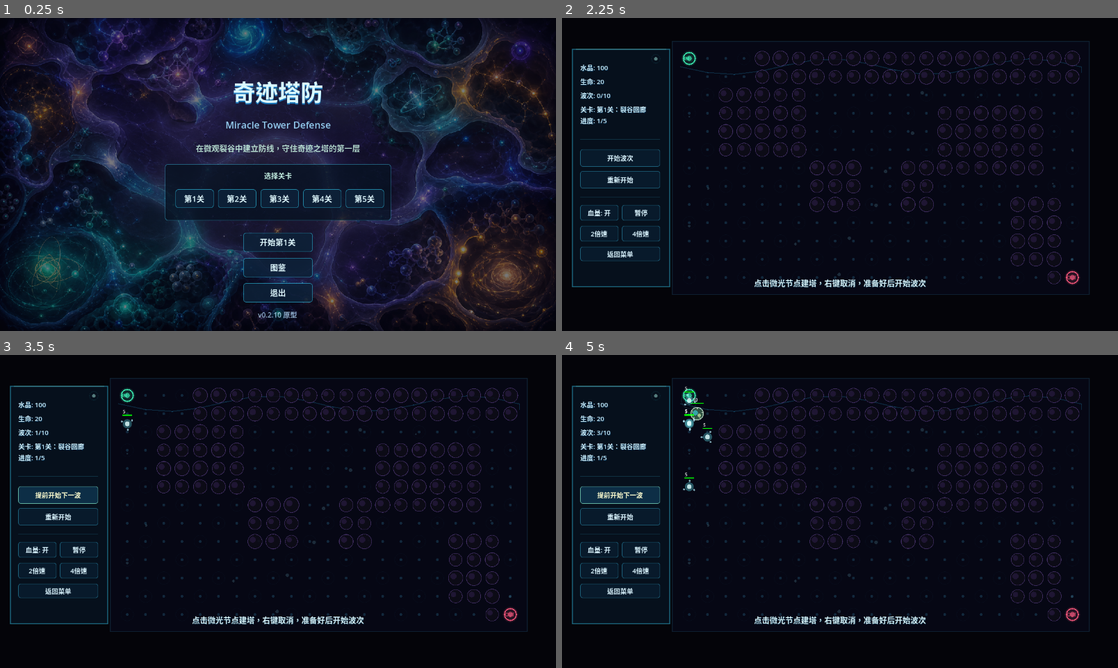
Above: before the commit, frames 1-4 (two rows, left to right).
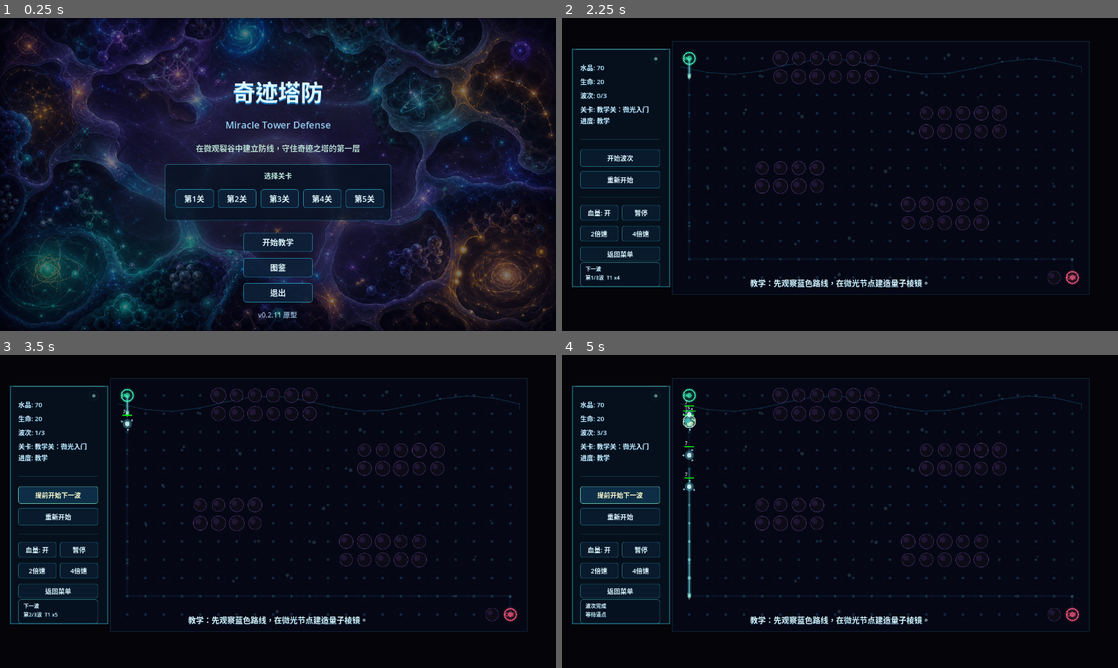
Above: after the commit, the same moments.

Repository: xrs1112/-
Game: Godot game, scene res://scenes/main_menu.tscn
Same seed, same stepped clock (60 frames per second), same inputs: the game is played once before the commit and once after it.
Inputs:
- Up to frame 1 (0.25 s): no input
- Up to frame 2 (2.25 s): click "开始第1关" (after the commit: "开始教学") at 0.5 s; click "返回菜单" at 1.25 s; click "开始第1关" (after the commit: "开始教学") at 2 s
- Up to frame 3 (3.5 s): click "开始波次" at 2.75 s
- Up to frame 4 (5 s): click "提前开始下一波" at 3.5 s; click "提前开始下一波" at 4.25 s

The runs differ from the first frame. In frame 1, 0.1% of the frame differs, in the area x 46-54%, y 70-96%; in frame 2, 4.0%; in frame 3, 4.0%; in frame 4, 4.6%, in the area x 3-94%, y 10-87%.

Commit message:
v0.2.11: improve tutorial readability

Diff:
--- a/scenes/game.tscn
+++ b/scenes/game.tscn
@@ -74,7 +74,7 @@
 offset_top = 0.0
 offset_right = 130.0
 offset_bottom = 30.0
-text = "量子棱镜 [10]"
+text = "量子棱镜 [12]"
 
 [node name="BtnObserver" type="Button" parent="UI/BuildMenu"]
 layout_mode = 0
@@ -82,7 +82,7 @@
 offset_top = 40.0
 offset_right = 130.0
 offset_bottom = 70.0
-text = "观测棱镜 [15]"
+text = "观测棱镜 [18]"
 
 [node name="BtnQuarkTrap" type="Button" parent="UI/BuildMenu"]
 layout_mode = 0
@@ -90,7 +90,7 @@
 offset_top = 80.0
 offset_right = 130.0
 offset_bottom = 110.0
-text = "虚粒子阱 [20]"
+text = "虚粒子阱 [26]"
 
 [node name="TowerMenu" type="Control" parent="UI"]
 visible = false
--- a/scenes/main_menu.tscn
+++ b/scenes/main_menu.tscn
@@ -85,7 +85,7 @@
 offset_top = 494.0
 offset_right = 80.0
 offset_bottom = 538.0
-text = "开始第1关"
+text = "开始教学"
 
 [node name="BtnQuit" type="Button" parent="."]
 layout_mode = 1
@@ -180,5 +180,5 @@
 offset_right = 100.0
 offset_bottom = 700.0
 theme_override_colors/font_color = Color(0.72, 0.88, 1, 0.78)
-text = "v0.2.10 原型"
+text = "v0.2.11 原型"
 horizontal_alignment = 1
--- a/scripts/compendium_data.gd
+++ b/scripts/compendium_data.gd
@@ -8,21 +8,21 @@
 			"name": "量子棱镜",
 			"type": "probability",
 			"role": "稳定输出 / 高级折射",
-			"stats": "造价 10\n基础伤害 1.0\n基础攻速 1.0\n射程 150",
+			"stats": "造价 12\n基础伤害 1.0\n基础攻速 1.0\n射程 150",
 			"detail": "最可靠的基础攻击塔。1 级提供稳定单体输出，2 级强化棱镜导轨并提高伤害，3 级解锁折射副光束，会额外攻击范围内的另一个目标。适合放在长直道、回环入口和敌人密集经过的位置。",
 		},
 		{
 			"name": "观测棱镜",
 			"type": "observer",
 			"role": "减速控制 / 路线压制",
-			"stats": "造价 15\n基础伤害 1.0\n基础减速 50% / 2.0s\n射程 180",
+			"stats": "造价 18\n基础伤害 1.0\n基础减速 50% / 2.0s\n射程 180",
 			"detail": "通过观测锁定敌人的运动状态。升级后射程更远，减速持续时间更长，3 级会把减速强化到 62%。它不适合单独承担击杀，但能显著提高其他塔的输出时间。",
 		},
 		{
 			"name": "虚粒子阱",
 			"type": "quark_trap",
 			"role": "范围爆发 / 节点清场",
-			"stats": "造价 20\n基础爆发 3.0\n基础半径 80\n冷却 2.0s",
+			"stats": "造价 26\n基础爆发 3.0\n基础半径 80\n冷却 2.0s",
 			"detail": "敌人靠近后释放范围脉冲。升级后爆发伤害、触发半径和冷却都会明显增强，3 级能成为密集波次的清场核心。适合放在敌人必经的折返口或多路汇合点。",
 		},
 	]
@@ -33,35 +33,35 @@
 			"name": "T1 虚拟孢体",
 			"tier": 1,
 			"role": "基础单位 / 快速成群",
-			"stats": "生命 5\n速度 100\n护甲 0%\n奖励 3\n基地伤害 1",
+			"stats": "生命 7\n速度 100\n护甲 0%\n奖励 2\n基地伤害 1",
 			"detail": "第一层微观裂谷中最常见的生命雏形。生命较低，通常依靠数量制造压力，是测试防线覆盖范围和基础输出的位置标尺。",
 		},
 		{
 			"name": "T2 原胞团",
 			"tier": 2,
 			"role": "韧性单位 / 中速推进",
-			"stats": "生命 10\n速度 90\n护甲 0%\n奖励 6\n基地伤害 1",
+			"stats": "生命 15\n速度 90\n护甲 0%\n奖励 4\n基地伤害 1",
 			"detail": "拥有更稳定结构的微观聚合体。它比 T1 更耐打，适合用来检验玩家是否升级了核心输出塔，或是否用观测棱镜延长击杀窗口。",
 		},
 		{
 			"name": "T3 致密团簇",
 			"tier": 3,
 			"role": "装甲单位 / 中段压力",
-			"stats": "生命 20\n速度 80\n护甲 10%\n奖励 12\n基地伤害 1",
+			"stats": "生命 30\n速度 80\n护甲 10%\n奖励 7\n基地伤害 1",
 			"detail": "开始出现护甲的敌人。单纯依靠低级攻击塔会变慢，推荐配合减速和更高等级的量子棱镜处理。",
 		},
 		{
 			"name": "T4 重核团簇",
 			"tier": 4,
 			"role": "重型单位 / 生命威胁",
-			"stats": "生命 40\n速度 70\n护甲 20%\n奖励 25\n基地伤害 2",
+			"stats": "生命 60\n速度 70\n护甲 20%\n奖励 12\n基地伤害 2",
 			"detail": "移动较慢但非常耐打，抵达终点会造成 2 点生命损失。它会迫使玩家提前规划高价值塔位，虚粒子阱的范围爆发很适合削弱成组 T4。",
 		},
 		{
 			"name": "T5 终末核团",
 			"tier": 5,
 			"role": "精英单位 / 关底压力",
-			"stats": "生命 80\n速度 60\n护甲 30%\n奖励 50\n基地伤害 3",
+			"stats": "生命 120\n速度 60\n护甲 30%\n奖励 20\n基地伤害 3",
 			"detail": "当前试玩切片中最强的敌人。速度不快，但生命和护甲都很高，必须依靠升级塔、控制链和关键节点爆发来处理。",
 		},
 	]
--- a/scripts/enemies/enemy_tier.gd
+++ b/scripts/enemies/enemy_tier.gd
@@ -10,11 +10,11 @@
 
 # 层级配置: [血量, 速度, 护甲, 水晶, 扣血, 颜色]
 const TIER_DATA = {
-	1: [5,  100, 0.0, 3,  1, Color(0.42, 0.95, 1.0)],
-	2: [10, 90,  0.0, 6,  1, Color(0.55, 1.0, 0.68)],
-	3: [20, 80,  0.1, 12, 1, Color(0.5, 0.62, 1.0)],
-	4: [40, 70,  0.2, 25, 2, Color(0.76, 0.46, 1.0)],
-	5: [80, 60,  0.3, 50, 3, Color(1.0, 0.52, 0.28)],
+	1: [7,   100, 0.0, 2,  1, Color(0.42, 0.95, 1.0)],
+	2: [15,  90,  0.0, 4,  1, Color(0.55, 1.0, 0.68)],
+	3: [30,  80,  0.1, 7,  1, Color(0.5, 0.62, 1.0)],
+	4: [60,  70,  0.2, 12, 2, Color(0.76, 0.46, 1.0)],
+	5: [120, 60,  0.3, 20, 3, Color(1.0, 0.52, 0.28)],
 }
 
 func _ready() -> void:
--- a/scripts/enemy.gd
+++ b/scripts/enemy.gd
@@ -23,7 +23,7 @@
 var target_world_pos: Vector2
 var grid_map = null
 var route_random_seed: int = 0
-var route_random_strength: float = 0.35
+var route_random_strength: float = 0.0
 var route_max_length_factor: float = 1.2
 
 # 减速/DOT 状态
@@ -96,11 +96,7 @@
 		return
 	# 找到当前最近的网格位置
 	var current_cell = grid_map.world_to_cell(global_position)
-	var new_path: Array[Vector2i] = []
-	if grid_map.has_method("find_varied_path"):
-		new_path = grid_map.find_varied_path(current_cell, Vector2i(21, 12), route_random_seed, route_random_strength, route_max_length_factor)
-	else:
-		new_path = grid_map.find_path(current_cell, Vector2i(21, 12))
+	var new_path: Array[Vector2i] = grid_map.find_path(current_cell, Vector2i(21, 12))
 	# 找不到路时保留旧路径，不把敌人误判为到达终点/消失。
 	if new_path.is_empty():
 		return
--- a/scripts/game_grid.gd
+++ b/scripts/game_grid.gd
@@ -16,6 +16,9 @@
 # 网格数据：0=空, 1=塔, 2=起点, 3=终点, 4=封禁区
 var grid: Array = []
 var blocked_rects: Array = []
+var route_hint_time: float = 0.0
+var route_hint_duration: float = 2.4
+var route_anim_time: float = 0.0
 
 # 塔引用
 var tower_at_cell: Dictionary = {}   # Vector2i → TowerBase
@@ -30,6 +33,14 @@
 
 func _ready() -> void:
 	_init_grid()
+
+func _process(delta: float) -> void:
+	route_anim_time += delta
+	var had_route_hint = route_hint_time > 0.0
+	if route_hint_time > 0.0:
+		route_hint_time = max(0.0, route_hint_time - delta)
+	if route_hint_time > 0.0 or had_route_hint:
+		queue_redraw()
 
 func _init_grid() -> void:
 	grid = []
@@ -55,7 +66,13 @@
 	blocked_rects = new_blocked_rects
 	tower_at_cell.clear()
 	_init_grid()
+	pulse_route_hint(4.0)
 	grid_changed.emit()
+	queue_redraw()
+
+func pulse_route_hint(duration: float = 2.4) -> void:
+	route_hint_duration = max(duration, 0.1)
+	route_hint_time = max(route_hint_time, duration)
 	queue_redraw()
 
 func _draw() -> void:
@@ -71,6 +88,8 @@
 			if grid[row][col] == 4:
 				var pos = cell_to_world(Vector2i(col, row))
 				_draw_blocked_cell(pos, Vector2i(col, row))
+
+	_draw_route_hint()
 
 	# 绘制起点和终点
 	var start_pos = cell_to_world(START_CELL)
@@ -127,6 +146,43 @@
 	draw_circle(pos, 6.0, Color(color.r, color.g, color.b, 0.6))
 	draw_string(ThemeDB.fallback_font, pos + Vector2(-12, 4), label, HORIZONTAL_ALIGNMENT_LEFT, -1, 10, color)
 
+func _draw_route_hint() -> void:
+	if route_hint_time <= 0.0:
+		return
+
+	var route = get_current_route()
+	if route.size() < 2:
+		return
+
+	var points := PackedVector2Array()
+	for cell in route:
+		points.append(cell_to_world(cell))
+
+	var fade = clampf(route_hint_time / min(route_hint_duration, 0.9), 0.0, 1.0)
+	draw_polyline(points, Color(0.18, 0.75, 1.0, 0.055 * fade), 5.0)
+
+	var progress = 1.0 - clampf(route_hint_time / route_hint_duration, 0.0, 1.0)
+	var head_index = clampi(int(round(progress * float(route.size() - 1))), 1, route.size() - 1)
+	var tail_index = maxi(0, head_index - 7)
+
+	for i in range(tail_index + 1, head_index + 1):
+		var age = float(i - tail_index) / float(maxi(1, head_index - tail_index))
+		var prev = points[i - 1]
+		var pos = points[i]
+		var glow_alpha = (0.08 + age * 0.18) * fade
+		var core_alpha = (0.16 + age * 0.44) * fade
+		draw_line(prev, pos, Color(0.22, 0.86, 1.0, glow_alpha), 8.0)
+		draw_line(prev, pos, Color(0.62, 1.0, 0.9, core_alpha), 2.4)
+		draw_circle(pos, 1.8 + age * 2.6, Color(0.68, 1.0, 0.92, (0.16 + age * 0.34) * fade))
+
+	var head = points[head_index]
+	var prev_head = points[head_index - 1]
+	var dir = (head - prev_head).normalized()
+	var side = Vector2(-dir.y, dir.x)
+	var tip = head + dir * 10.0
+	var arrow = PackedVector2Array([tip, head - dir * 7.0 + side * 5.0, head - dir * 7.0 - side * 5.0])
+	draw_colored_polygon(arrow, Color(0.64, 1.0, 0.88, 0.42 * fade))
+
 # === 坐标转换 ===
 
 func world_to_cell(world_pos: Vector2) -> Vector2i:
@@ -153,6 +209,9 @@
 	var path_exists = has_path(START_CELL, GOAL_CELL)
 	grid[cell.y][cell.x] = 0
 	return path_exists
+
+func get_current_route() -> Array[Vector2i]:
+	return find_path(START_CELL, GOAL_CELL)
 
 func is_cell_walkable(cell: Vector2i) -> bool:
 	if not is_valid_cell(cell):
--- a/scripts/game_manager.gd
+++ b/scripts/game_manager.gd
@@ -50,6 +50,11 @@
 var game_compendium_list_buttons: Array[Button] = []
 var game_compendium_category: String = "towers"
 var build_ghost: Control = null
+var build_tooltip_panel: Panel = null
+var build_tooltip_label: Label = null
+var wave_preview_panel: Panel = null
+var wave_preview_label: Label = null
+var current_wave_data: Array = []
 
 # 波次数据（10波，5个层级递进）
 var level_1_waves = [
@@ -67,6 +72,13 @@
 	[{"path": "res://scripts/enemies/enemy_tier.gd", "count": 3,  "interval": 1.2, "tier": 4},
 	 {"path": "res://scripts/enemies/enemy_tier.gd", "count": 2,  "interval": 2.5, "tier": 5}],
 	[{"path": "res://scripts/enemies/enemy_tier.gd", "count": 4,  "interval": 2.0, "tier": 5}],
+]
+
+var tutorial_waves = [
+	[{"path": "res://scripts/enemies/enemy_tier.gd", "count": 4, "interval": 1.7, "tier": 1}],
+	[{"path": "res://scripts/enemies/enemy_tier.gd", "count": 5, "interval": 1.5, "tier": 1}],
+	[{"path": "res://scripts/enemies/enemy_tier.gd", "count": 4, "interval": 1.5, "tier": 1},
+	 {"path": "res://scripts/enemies/enemy_tier.gd", "count": 2, "interval": 2.2, "tier": 2}],
 ]
 
 # 5 个关卡地图：blocked_rects 中的矩形格子为封禁区，不可通过、不可建塔。
@@ -95,7 +107,7 @@
 ]
 
 func _ready() -> void:
-	if GameState.current_level < 1 or GameState.current_level > level_maps.size():
+	if GameState.current_level < 0 or GameState.current_level > level_maps.size():
 		GameState.current_level = 1
 	_setup_overlay_ui()
 	_setup_build_ghost()
@@ -148,6 +160,12 @@
 	$UI/BuildMenu/BtnProbability.pressed.connect(func(): _on_tower_selected("probability"))
 	$UI/BuildMenu/BtnObserver.pressed.connect(func(): _on_tower_selected("observer"))
 	$UI/BuildMenu/BtnQuarkTrap.pressed.connect(func(): _on_tower_selected("quark_trap"))
+	$UI/BuildMenu/BtnProbability.mouse_entered.connect(func(): _show_build_tooltip("probability", $UI/BuildMenu/BtnProbability))
+	$UI/BuildMenu/BtnObserver.mouse_entered.connect(func(): _show_build_tooltip("observer", $UI/BuildMenu/BtnObserver))
+	$UI/BuildMenu/BtnQuarkTrap.mouse_entered.connect(func(): _show_build_tooltip("quark_trap", $UI/BuildMenu/BtnQuarkTrap))
+	$UI/BuildMenu/BtnProbability.mouse_exited.connect(_hide_build_tooltip)
+	$UI/BuildMenu/BtnObserver.mouse_exited.connect(_hide_build_tooltip)
+	$UI/BuildMenu/BtnQuarkTrap.mouse_exited.connect(_hide_build_tooltip)
 	$UI/TowerMenu/BtnUpgrade.pressed.connect(_on_upgrade_tower)
 	$UI/TowerMenu/BtnSell.pressed.connect(_on_sell_tower)
 	result_replay_btn.pressed.connect(_on_restart)
@@ -184,9 +202,11 @@
 	result_panel.add_theme_stylebox_override("panel", _make_panel_style(Color(0.025, 0.07, 0.13, 0.93), Color(0.34, 0.95, 1.0, 0.66)))
 	pause_panel.add_theme_stylebox_override("panel", _make_panel_style(Color(0.025, 0.07, 0.13, 0.95), Color(0.34, 0.95, 1.0, 0.72)))
 	game_compendium_panel.add_theme_stylebox_override("panel", _make_panel_style(Color(0.018, 0.055, 0.1, 0.96), Color(0.34, 0.95, 1.0, 0.72)))
+	build_tooltip_panel.add_theme_stylebox_override("panel", _make_panel_style(Color(0.025, 0.07, 0.13, 0.94), Color(0.42, 1.0, 0.86, 0.66)))
+	wave_preview_panel.add_theme_stylebox_override("panel", _make_panel_style(Color(0.025, 0.07, 0.13, 0.76), Color(0.34, 0.95, 1.0, 0.42)))
 	for button in [$UI/GameCompendiumPanel/CloseBtn, $UI/GameCompendiumPanel/TowersTab, $UI/GameCompendiumPanel/EnemiesTab]:
 		_style_button(button)
-	for label in [tower_info_label, message_label, result_title, result_body, victory_label, defeat_label, $UI/PausePanel/Title, $UI/GameCompendiumPanel/Title]:
+	for label in [tower_info_label, message_label, result_title, result_body, victory_label, defeat_label, $UI/PausePanel/Title, $UI/GameCompendiumPanel/Title, build_tooltip_label, wave_preview_label]:
 		label.add_theme_color_override("font_color", Color(0.88, 0.98, 1.0, 0.96))
 		label.add_theme_color_override("font_shadow_color", Color(0.0, 0.15, 0.25, 0.9))
 		label.add_theme_constant_override("shadow_offset_x", 1)
@@ -194,6 +214,10 @@
 	message_label.add_theme_font_size_override("font_size", 18)
 	tower_info_label.add_theme_font_size_override("font_size", 14)
 	tower_info_label.add_theme_constant_override("line_spacing", 2)
+	build_tooltip_label.add_theme_font_size_override("font_size", 13)
+	build_tooltip_label.add_theme_constant_override("line_spacing", 2)
+	wave_preview_label.add_theme_font_size_override("font_size", 12)
+	wave_preview_label.add_theme_constant_override("line_spacing", 2)
 	game_compendium_detail_label.add_theme_color_override("default_color", Color(0.88, 0.98, 1.0, 0.96))
 	game_compendium_detail_label.add_theme_font_size_override("normal_font_size", 15)
 	victory_label.add_theme_font_size_override("font_size", 28)
@@ -239,6 +263,34 @@
 	return style
 
 func _setup_overlay_ui() -> void:
+	build_tooltip_panel = Panel.new()
+	build_tooltip_panel.name = "BuildTooltipPanel"
+	build_tooltip_panel.visible = false
+	build_tooltip_panel.mouse_filter = Control.MOUSE_FILTER_IGNORE
+	build_tooltip_panel.size = Vector2(246, 120)
+	$UI.add_child(build_tooltip_panel)
+
+	build_tooltip_label = Label.new()
+	build_tooltip_label.name = "TooltipText"
+	build_tooltip_label.autowrap_mode = TextServer.AUTOWRAP_WORD_SMART
+	build_tooltip_label.set_position(Vector2(14, 10))
+	build_tooltip_label.size = Vector2(218, 98)
+	build_tooltip_panel.add_child(build_tooltip_label)
+
+	wave_preview_panel = Panel.new()
+	wave_preview_panel.name = "WavePreviewPanel"
+	wave_preview_panel.mouse_filter = Control.MOUSE_FILTER_IGNORE
+	wave_preview_panel.set_position(Vector2(42, 562))
+	wave_preview_panel.size = Vector2(184, 56)
+	$UI.add_child(wave_preview_panel)
+
+	wave_preview_label = Label.new()
+	wave_preview_label.name = "WavePreviewText"
+	wave_preview_label.autowrap_mode = TextServer.AUTOWRAP_WORD_SMART
+	wave_preview_label.set_position(Vector2(12, 6))
+	wave_preview_label.size = Vector2(160, 44)
+	wave_preview_panel.add_child(wave_preview_label)
+
 	pause_panel = Panel.new()
 	pause_panel.name = "PausePanel"
 	pause_panel.visible = false
@@ -371,7 +423,8 @@
 	GameState.reset()
 	_clear_level_runtime()
 	_setup_map_for_current_level()
-	wave_manager.load_wave_data(level_1_waves)
+	current_wave_data = _get_wave_data_for_current_level()
+	wave_manager.load_wave_data(current_wave_data)
 
 	victory_label.visible = false
 	defeat_label.visible = false
@@ -385,16 +438,37 @@
 	$UI/HPBtn.text = "血量: " + ("开" if GameState.show_hp_numbers else "关")
 	_set_pause(false)
 	_set_speed(1.0)
-	if GameState.current_level == 1:
+	_update_wave_preview()
+	if GameState.current_level == 0:
+		_show_message("教学：先观察蓝色路线，在微光节点建造量子棱镜。", 4.4)
+	elif GameState.current_level == 1:
 		_show_message("点击微光节点建塔，右键取消，准备好后开始波次", 4.0)
 
 func _setup_map_for_current_level() -> void:
+	var map_data = _get_current_map_data()
+	grid_map.load_map(map_data["blocked_rects"])
+	var progress_text = "教学" if GameState.current_level == 0 else "%d/%d" % [GameState.current_level, level_maps.size()]
+	level_label.text = "关卡: %s\n进度: %s" % [map_data["name"], progress_text]
+	victory_label.text = "%s 通过！" % map_data["name"]
+
+func _get_current_map_data() -> Dictionary:
+	if GameState.current_level == 0:
+		return {
+			"name": "教学关：微光入门",
+			"blocked_rects": [
+				Rect2i(5, 0, 6, 2),
+				Rect2i(13, 3, 5, 2),
+				Rect2i(4, 6, 4, 2),
+				Rect2i(12, 8, 5, 2),
+				Rect2i(20, 12, 1, 1),
+			],
+		}
 	var map_index = clampi(GameState.current_level - 1, 0, level_maps.size() - 1)
 	GameState.current_level = map_index + 1
-	var map_data = level_maps[map_index]
-	grid_map.load_map(map_data["blocked_rects"])
-	level_label.text = "关卡: %s\n进度: %d/%d" % [map_data["name"], GameState.current_level, level_maps.size()]
-	victory_label.text = "%s 通过！" % map_data["name"]
+	return level_maps[map_index]
+
+func _get_wave_data_for_current_level() -> Array:
+	return tutorial_waves if GameState.current_level == 0 else level_1_waves
 
 func _clear_level_runtime() -> void:
 	_cancel_all()
@@ -481,6 +555,7 @@
 func _on_tower_selected(type: String) -> void:
 	selected_tower_type = type
 	build_menu.visible = false
+	_hide_build_tooltip()
 
 func _try_place_tower(cell: Vector2i) -> void:
 	if not grid_map.is_cell_empty(cell):
@@ -524,6 +599,7 @@
 	tower.grid_cell = cell
 
 	selected_tower_type = ""
+	grid_map.pulse_route_hint(2.4)
 	_recalculate_all_enemy_paths()
 
 func _is_enemy_in_cell(cell: Vector2i) -> bool:
@@ -548,6 +624,43 @@
 		clampf(pos.y, 16.0, viewport_size.y - popup_size.y - 16.0)
 	)
 
+func _show_build_tooltip(type: String, button: Button) -> void:
+	build_tooltip_label.text = _get_build_tooltip_text(type)
+	build_tooltip_panel.visible = true
+	var pos = button.get_global_position() + Vector2(button.size.x + 12.0, -10.0)
+	build_tooltip_panel.position = _fit_popup_to_view(pos, build_tooltip_panel.size)
+
+func _hide_build_tooltip() -> void:
+	build_tooltip_panel.visible = false
+
+func _get_build_tooltip_text(type: String) -> String:
+	match type:
+		"observer":
+			return "观测棱镜 [18]\n伤害 1.0  攻速 1.0\n射程 180  减速 50%\n控制塔，延长输出窗口"
+		"quark_trap":
+			return "虚粒子阱 [26]\n爆发 3.0  半径 80\n冷却 2.0s\n范围清场，适合拐角"
+		_:
+			return "量子棱镜 [12]\n伤害 1.0  攻速 1.0\n射程 150\n稳定单体输出"
+
+func _update_wave_preview(prefix: String = "") -> void:
+	var next_index = wave_manager.next_spawn_index
+	if next_index >= current_wave_data.size():
+		wave_preview_label.text = "波次完成\n等待清点"
+		return
+
+	var groups: Array = current_wave_data[next_index]
+	var parts: Array[String] = []
+	for group in groups:
+		parts.append("T%d x%d" % [int(group.get("tier", 1)), int(group.get("count", 0))])
+
+	var title = prefix if prefix != "" else "下一波"
+	wave_preview_label.text = "%s\n第%d/%d波  %s" % [
+		title,
+		next_index + 1,
+		current_wave_data.size(),
+		" / ".join(parts),
+	]
+
 func _on_upgrade_tower() -> void:
 	if not selected_tower or _is_tower_selling(selected_tower):
 		_cancel_all()
@@ -582,6 +695,7 @@
 	GameState.add_crystals(sell_value)
 	grid_map.remove_tower(tower.grid_cell)
 	tower.queue_free()
+	grid_map.pulse_route_hint(2.4)
 	_recalculate_all_enemy_paths()
 
 func _is_tower_selling(tower: TowerBase) -> bool:
@@ -610,6 +724,7 @@
 	selected_tower_type = ""
 	build_menu.visible = false
 	tower_menu.visible = false
+	_hide_build_tooltip()
 	if build_ghost:
 		build_ghost.visible = false
 	if selected_tower and is_instance_valid(selected_tower):
@@ -626,6 +741,8 @@
 		return
 	wave_manager.start_wave()
 	$UI/StartWaveBtn.text = "提前开始下一波"
+	grid_map.pulse_route_hint(2.0)
+	_update_wave_preview()
 
 func _on_restart() -> void:
 	Engine.time_scale = 1.0
@@ -707,6 +824,7 @@
 func _on_all_waves_done() -> void:
 	$UI/StartWaveBtn.disabled = true
 	GameState.unlock_next_level(GameState.current_level)
+	wave_preview_label.text = "本关波次完成\n清点防线状态"
 	if GameState.current_level < level_maps.size():
 		$UI/StartWaveBtn.text = "本关完成"
 		next_level_btn.text = "挑战第%d关" % (GameState.current_level + 1)
@@ -725,9 +843,11 @@
 func _on_wave_ready() -> void:
 	$UI/StartWaveBtn.disabled = false
 	$UI/StartWaveBtn.text = "开始波次"
+	_update_wave_preview()
 
 func _on_countdown_changed(remaining: float) -> void:
 	$UI/StartWaveBtn.text = "下波 %ds" % int(ceil(max(remaining, 0.0)))
+	_update_wave_preview("倒计时 %ds" % int(ceil(max(remaining, 0.0))))
 
 func _on_victory() -> void:
 	_show_result(true)
@@ -754,7 +874,10 @@
 	]
 	if won:
 		result_title.add_theme_color_override("font_color", Color(0.78, 1.0, 0.9))
-		if GameState.current_level >= level_maps.size():
+		if GameState.current_level == 0:
+			result_title.text = "教学完成"
+			result_body.text = "你已经掌握建塔、路线提示与波次预告。接下来可以进入第1关。\n\n%s" % summary
+		elif GameState.current_level >= level_maps.size():
 			result_title.text = "微观纪元完成"
 			result_body.text = "5 个裂谷节点全部稳定。这个试玩切片已经通关。\n\n%s" % summary
 		else:
@@ -766,5 +889,7 @@
 		result_body.text = "奇迹之塔受损。调整塔位与波次节奏，再试一次。\n\n%s" % summary
 
 func _get_current_level_name() -> String:
+	if GameState.current_level == 0:
+		return "教学关：微光入门"
 	var map_index := clampi(GameState.current_level - 1, 0, level_maps.size() - 1)
 	return str(level_maps[map_index].get("name", "第%d关" % GameState.current_level))
--- a/scripts/game_state.gd
+++ b/scripts/game_state.gd
@@ -6,7 +6,7 @@
 const TOTAL_LEVELS: int = 5
 
 # 当前游戏状态
-var crystals: int = 100000         # 能量水晶（局内货币）- 测试用
+var crystals: int = 70            # 能量水晶（局内货币）
 var lives: int = 20              # 生命值
 var current_wave: int = 0        # 当前波次
 var total_waves: int = 0         # 总波次数
@@ -33,7 +33,7 @@
 	reset()
 
 func reset() -> void:
-	crystals = 100
+	crystals = 70
 	lives = 20
 	current_wave = 0
 	total_waves = 0
@@ -75,9 +75,11 @@
 		game_lost.emit()
 
 func select_level(level: int) -> void:
-	current_level = clampi(level, 1, TOTAL_LEVELS)
+	current_level = clampi(level, 0, TOTAL_LEVELS)
 
 func is_level_unlocked(level: int) -> bool:
+	if level == 0:
+		return true
 	return level >= 1 and level <= unlocked_level
 
 func unlock_next_level(completed_level: int) -> void:
--- a/scripts/main_menu.gd
+++ b/scripts/main_menu.gd
@@ -195,7 +195,7 @@
 	return COMPENDIUM_DATA.get_enemies() if compendium_category == "enemies" else COMPENDIUM_DATA.get_towers()
 
 func _on_start_pressed() -> void:
-	_start_level(1)
+	_start_level(0)
 
 func _start_level(level: int) -> void:
 	if not GameState.is_level_unlocked(level):
--- a/scripts/towers/observer_tower.gd
+++ b/scripts/towers/observer_tower.gd
@@ -8,11 +8,11 @@
 func _ready() -> void:
 	tower_name = "观测棱镜"
 	description = "观测并减缓敌人的运动状态"
-	build_cost = 15
+	build_cost = 18
 	attack_damage = 1.0
 	attack_speed = 1.0
 	attack_range = 180.0
-	upgrade_cost = 20
+	upgrade_cost = 26
 	tower_color = Color(0.7, 0.7, 0.2, 0.8)  # 金色
 	super()
 
--- a/scripts/towers/probability_tower.gd
+++ b/scripts/towers/probability_tower.gd
@@ -5,11 +5,11 @@
 func _ready() -> void:
 	tower_name = "量子棱镜"
 	description = "稳定发射量子束，适合基础输出"
-	build_cost = 10
+	build_cost = 12
 	attack_damage = 1.0
 	attack_speed = 1.0
 	attack_range = 150.0
-	upgrade_cost = 15
+	upgrade_cost = 18
 	tower_color = Color(0.3, 0.3, 0.7, 0.8)  # 深蓝紫
 	super()
 
--- a/scripts/towers/quark_trap.gd
+++ b/scripts/towers/quark_trap.gd
@@ -15,11 +15,11 @@
 func _ready() -> void:
 	tower_name = "虚粒子阱"
 	description = "敌人靠近时释放范围脉冲"
-	build_cost = 20
+	build_cost = 26
 	attack_damage = 0.0
 	attack_speed = 0.0
 	attack_range = explosion_radius
-	upgrade_cost = 25
+	upgrade_cost = 34
 	tower_color = Color(0.7, 0.25, 0.15, 0.8)  # 暗红
 	super()
 
Not shown, changed: README.md
